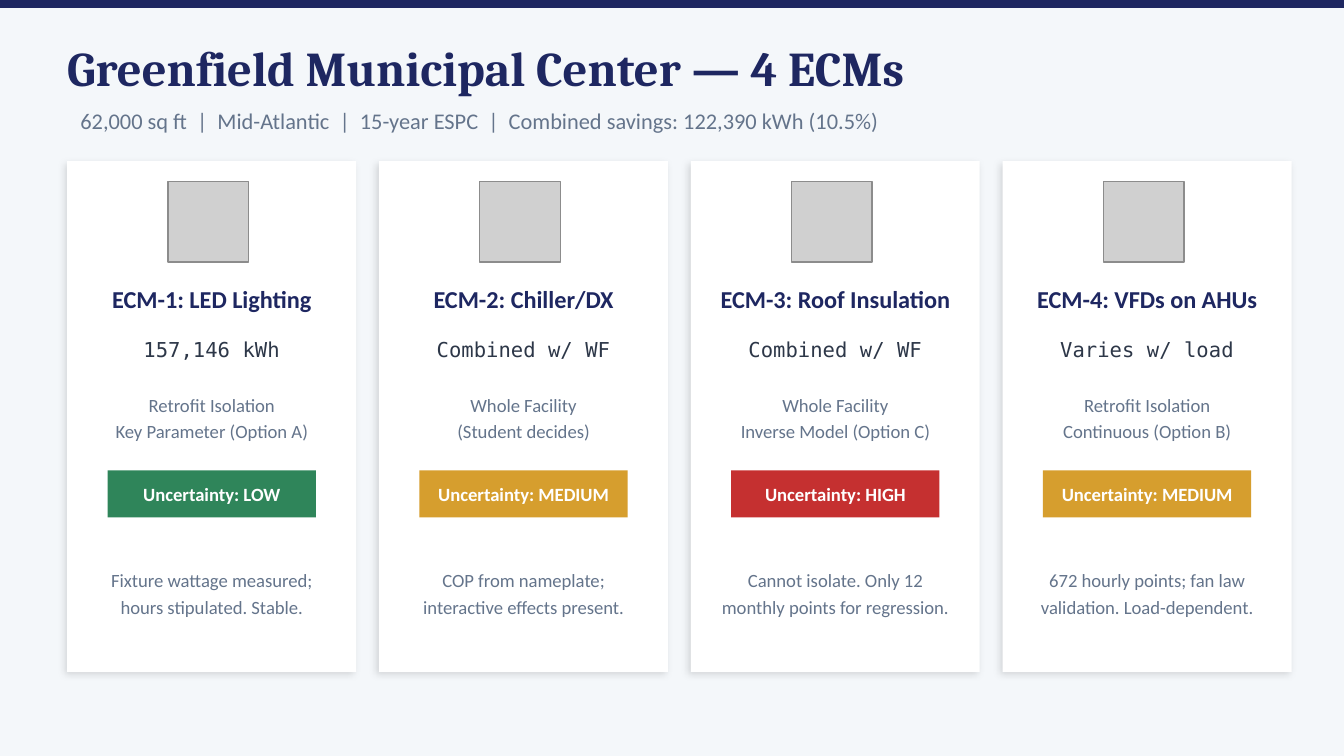
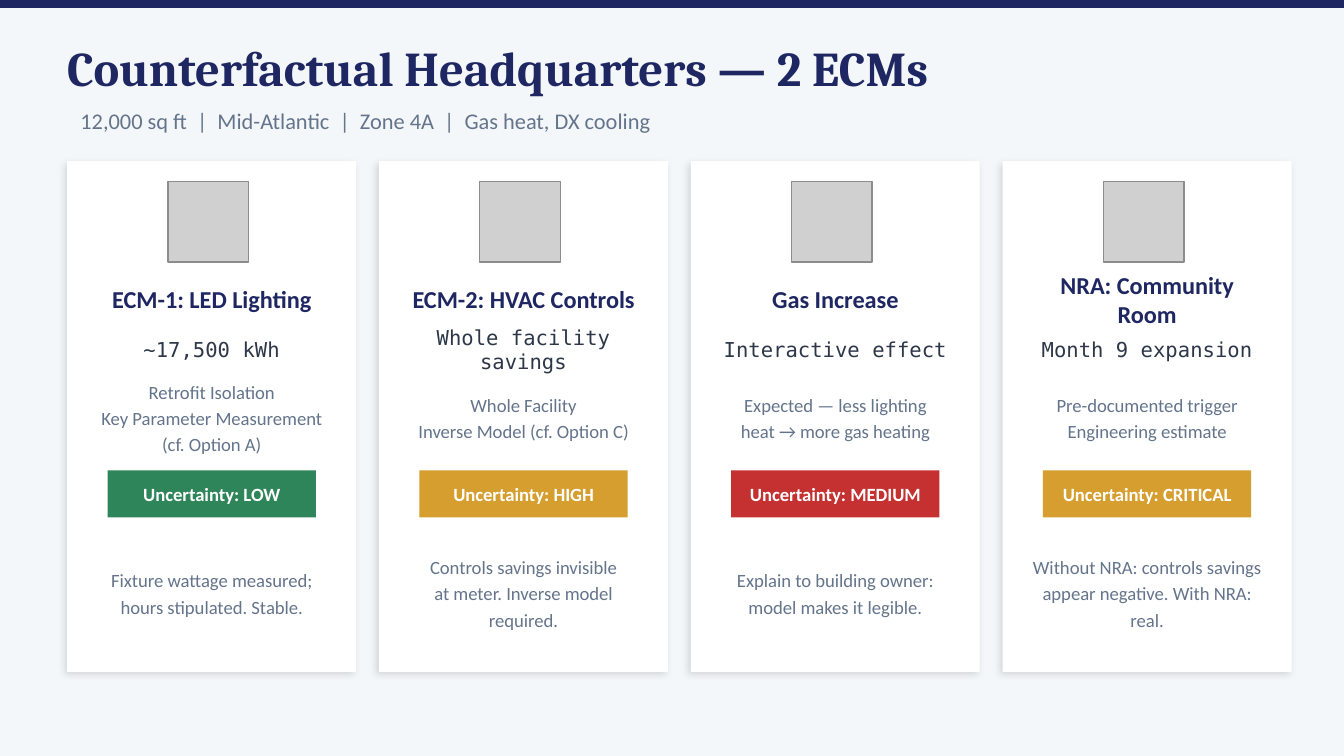
Before and after one commit to jskromer/cmvp-capstone, a slide deck: slide 4 of MV_Uncertainty_Budget_Explainer.pptx. Drawn at 1344x756 pixels with LibreOffice and Linux fonts; fonts in the diff are those of the drawing; grey boxes stand for pictures. Boxes give left, top, right and bottom in pixels: in the first picture for what was removed or moved away, otherwise in the second. Text is boxed around its words. In the diff, an @@ line names an element or a change of style, - is before the commit and + after.

```diff
--- a/MV_Uncertainty_Budget_Explainer.pptx
+++ b/MV_Uncertainty_Budget_Explainer.pptx
@@ text at <box>67,51,928,97</box>: text changed @@
-Greenfield Municipal Center — 4 ECMs
+Counterfactual Headquarters — 2 ECMs
@@ text at <box>80,113,650,133</box>: text changed @@
-62,000 sq ft | Mid-Atlantic | 15-year ESPC | Combined savings: 122,390 kWh (10.5%)
+12,000 sq ft | Mid-Atlantic | Zone 4A | Gas heat, DX cooling
@@ text at <box>413,291,635,308</box>: text changed @@
-ECM-2: Chiller/DX
+ECM-2: HVAC Controls
@@ text at <box>772,292,899,308</box>: text changed @@
-ECM-3: Roof Insulation
+Gas Increase
@@ text at <box>1060,277,1234,323</box>: text changed @@
-ECM-4: VFDs on AHUs
+NRA: Community Room
@@ text at <box>437,329,610,374</box>: text changed @@
-Combined w/ WF
+Whole facility savings
@@ text at <box>143,341,280,360</box>: text changed @@
-157,146 kWh
+~17,500 kWh
@@ text at <box>724,341,946,358</box>: text changed @@
-Combined w/ WF
+Interactive effect
@@ text at <box>1042,341,1252,362</box>: text changed @@
-Varies w/ load
+Month 9 expansion
@@ text at <box>101,413,323,454</box>: text changed @@
-Key Parameter (Option A)
+Key Parameter Measurement (cf. Option A)
@@ text at <box>741,399,930,441</box>: text changed @@
-Whole Facility
-Inverse Model (Option C)
+Expected — less lighting
+heat → more gas heating
@@ text at <box>1057,399,1237,441</box>: text changed @@
-Retrofit Isolation
-Continuous (Option B)
+Pre-documented trigger
+Engineering estimate
@@ text at <box>418,424,629,441</box>: text changed @@
-(Student decides)
+Inverse Model (cf. Option C)
@@ text at <box>453,488,594,504</box>: text changed @@
-Uncertainty: MEDIUM
+Uncertainty: HIGH
@@ text at <box>750,488,920,504</box>: text changed @@
-Uncertainty: HIGH
+Uncertainty: MEDIUM
@@ text at <box>1063,488,1231,504</box>: text changed @@
-Uncertainty: MEDIUM
+Uncertainty: CRITICAL
@@ text at <box>430,561,617,630</box>: text changed @@
-COP from nameplate;
-interactive effects present.
+Controls savings invisible
+at meter. Inverse model required.
@@ text at <box>1033,561,1261,627</box>: text changed @@
-672 hourly points; fan law
-validation. Load-dependent.
+Without NRA: controls savings
+appear negative. With NRA: real.
@@ text at <box>737,574,934,617</box>: text changed @@
-Cannot isolate. Only 12
-monthly points for regression.
+Explain to building owner:
+model makes it legible.
```
Also in this commit, not shown: 5 other slides changed.
